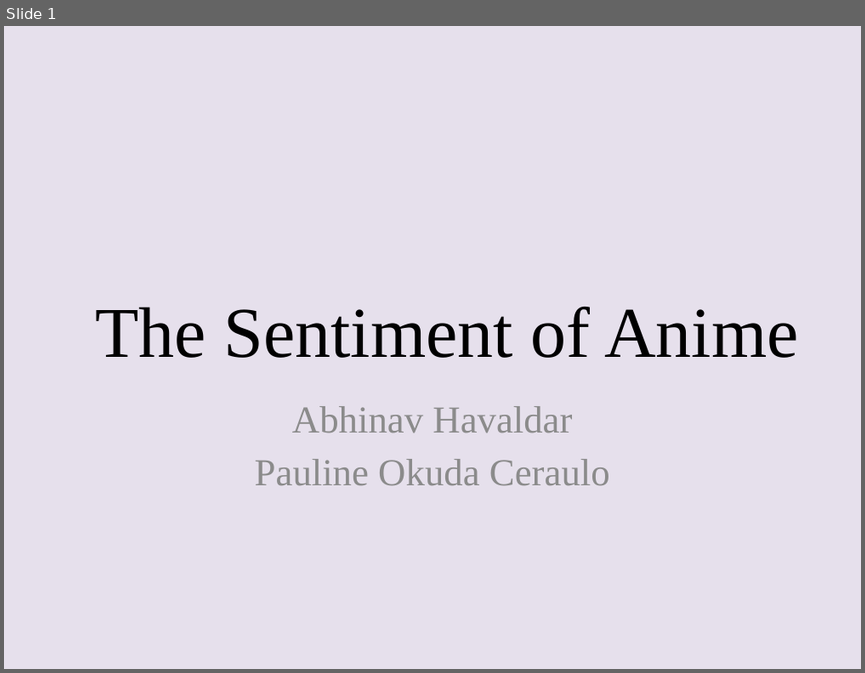
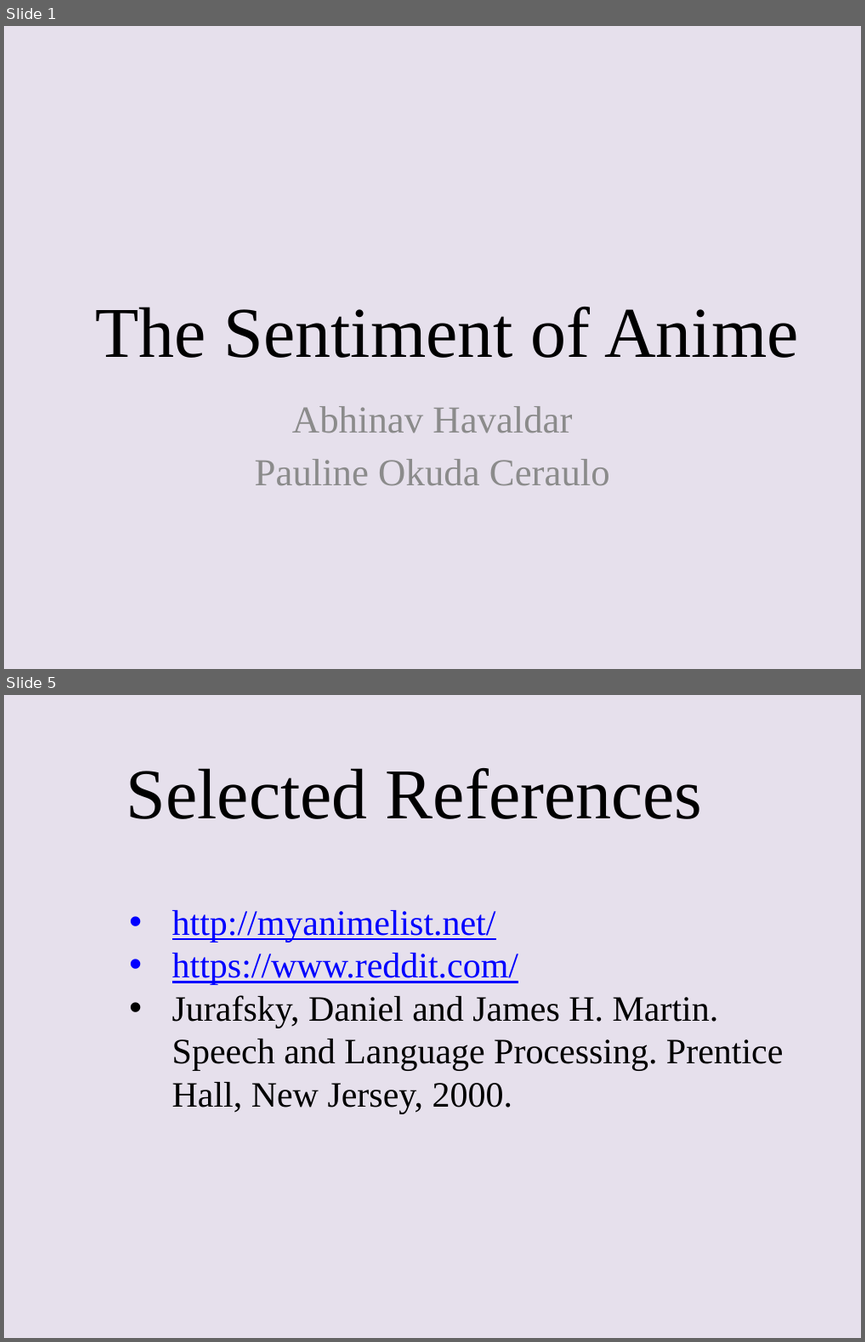
Before and after one commit to Havaldar/emoetion, a slide deck: Powerpoint.pptx. Shown one above the other, each under a label of ours: slide 1 before the commit, slides 1 and 5 after it; the slides between them are not shown. The pictures are 865x673 and 865x1342 pixels, drawn with LibreOffice and Linux fonts; fonts in the diff are those of the drawing. Boxes give left, top, right and bottom in pixels: in the first picture for what was removed or moved away, otherwise in the second. Text is boxed around its words. In the diff, an @@ line names an element or a change of style, - is before the commit and + after.

```diff
--- a/Powerpoint.pptx
+++ b/Powerpoint.pptx
@@ slide 5 added at bbox=[4, 695, 861, 1338], background #E6E0EC @@
@@ title added at bbox=[126, 768, 703, 819], 60 pt, text #000000 @@
+Selected References
@@ text added at bbox=[172, 910, 783, 1113], 30 pt, text #000000 @@
+• http://myanimelist.net/
+• https://www.reddit.com/
+• Jurafsky, Daniel and James H. Martin. Speech and Language Processing. Prentice Hall, New Jersey, 2000.
```
Also in this commit, not shown: 2 slides changed, 1 other slide added, 1 slide removed, 2 other files.
